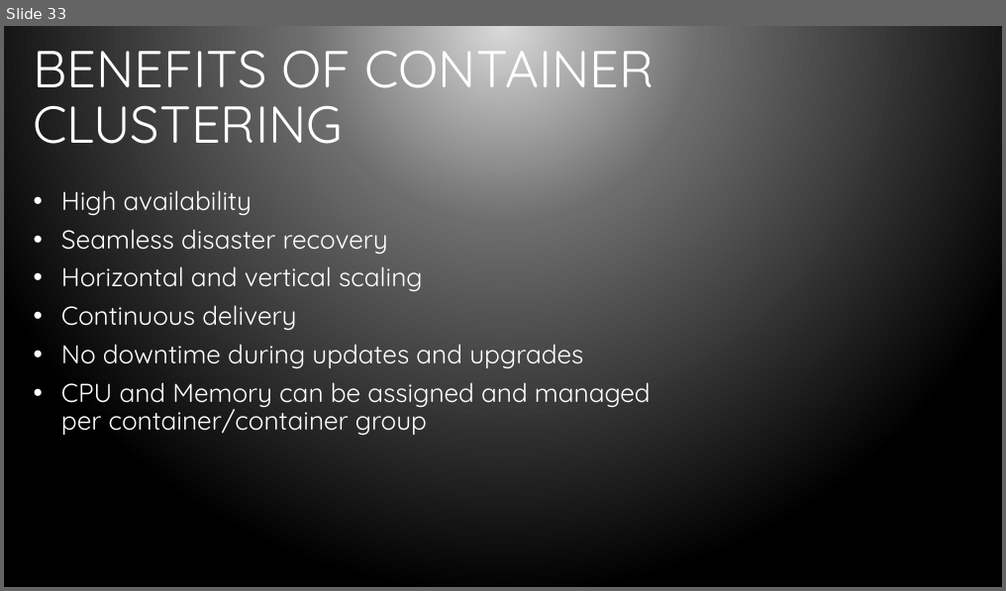
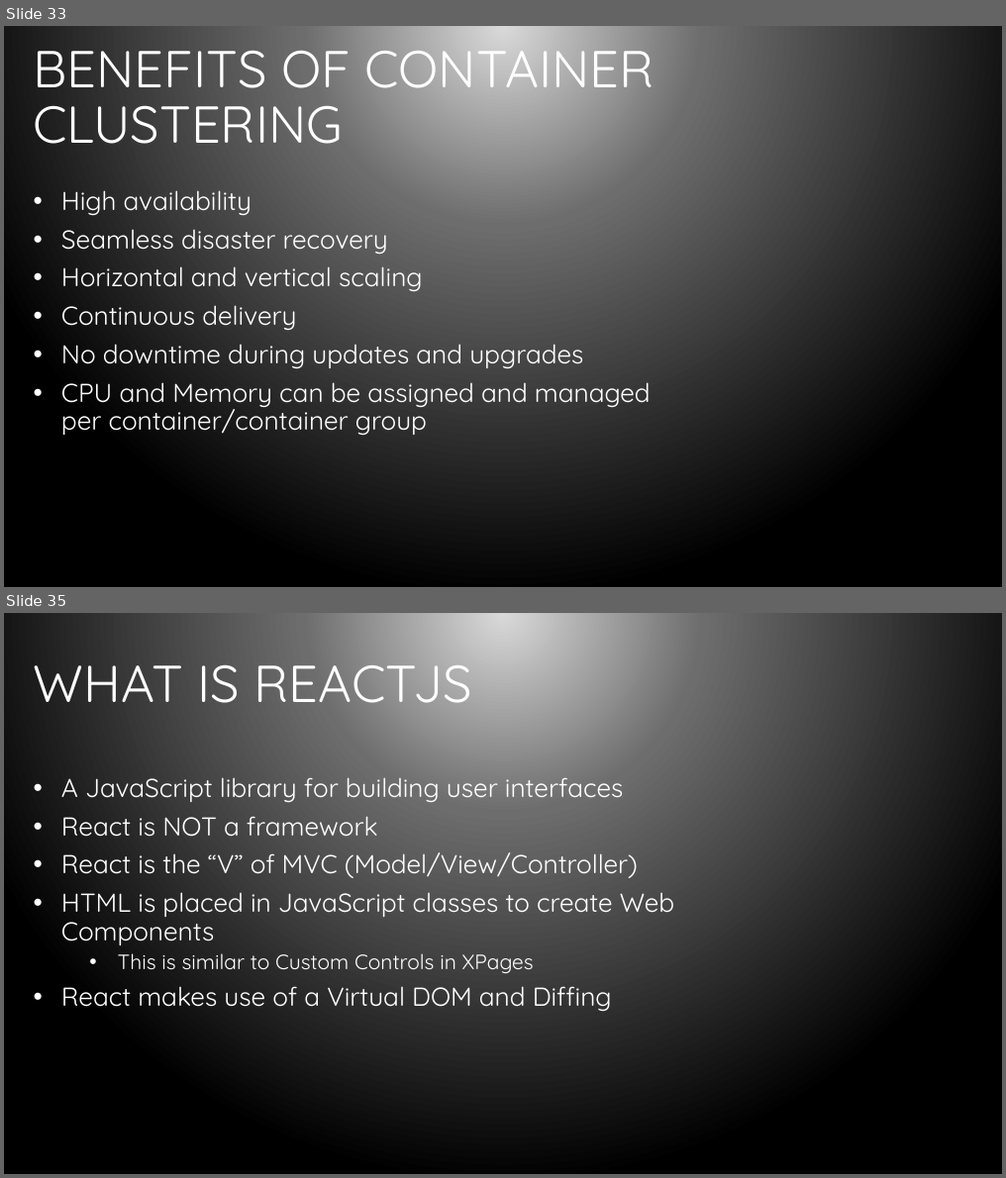
Before and after one commit to bleedingcode/domino-js-masterclass, a slide deck: presentation/8598 Domino and JS.pptx. Shown one above the other, each under a label of ours: slide 33 before the commit, slides 33 and 35 after it; the slides between them are not shown. The pictures are 1006x591 and 1006x1178 pixels, drawn with LibreOffice and Linux fonts; fonts in the diff are those of the drawing; background and template pictures are left out. Boxes give left, top, right and bottom in pixels: in the first picture for what was removed or moved away, otherwise in the second. Text is boxed around its words. In the diff, an @@ line names an element or a change of style, - is before the commit and + after.

Commit message:
- Included a ReactJS topic with relevant slides - Provided contact details on last slide

```diff
--- a/presentation/8598 Domino and JS.pptx
+++ b/presentation/8598 Domino and JS.pptx
@@ slide 35 added at (x1=4, y1=613, x2=1002, y2=1174), background gradient #D9D9D9 to #6D6D6D to #000000 @@
@@ title added at (x1=34, y1=648, x2=473, y2=716), 50 pt, text #FFFFFF @@
+WHAT IS REACTJS
@@ text added at (x1=61, y1=777, x2=674, y2=1011), 25 pt, text #FFFFFF @@
+• A JavaScript library for building user interfaces
+• React is NOT a framework
+• React is the “V” of MVC (Model/View/Controller)
+• HTML is placed in JavaScript classes to create Web Components
+  • This is similar to Custom Controls in XPages
+• React makes use of a Virtual DOM and Diffing
```
Also in this commit, not shown: 2 slides changed, 2 other slides added.
